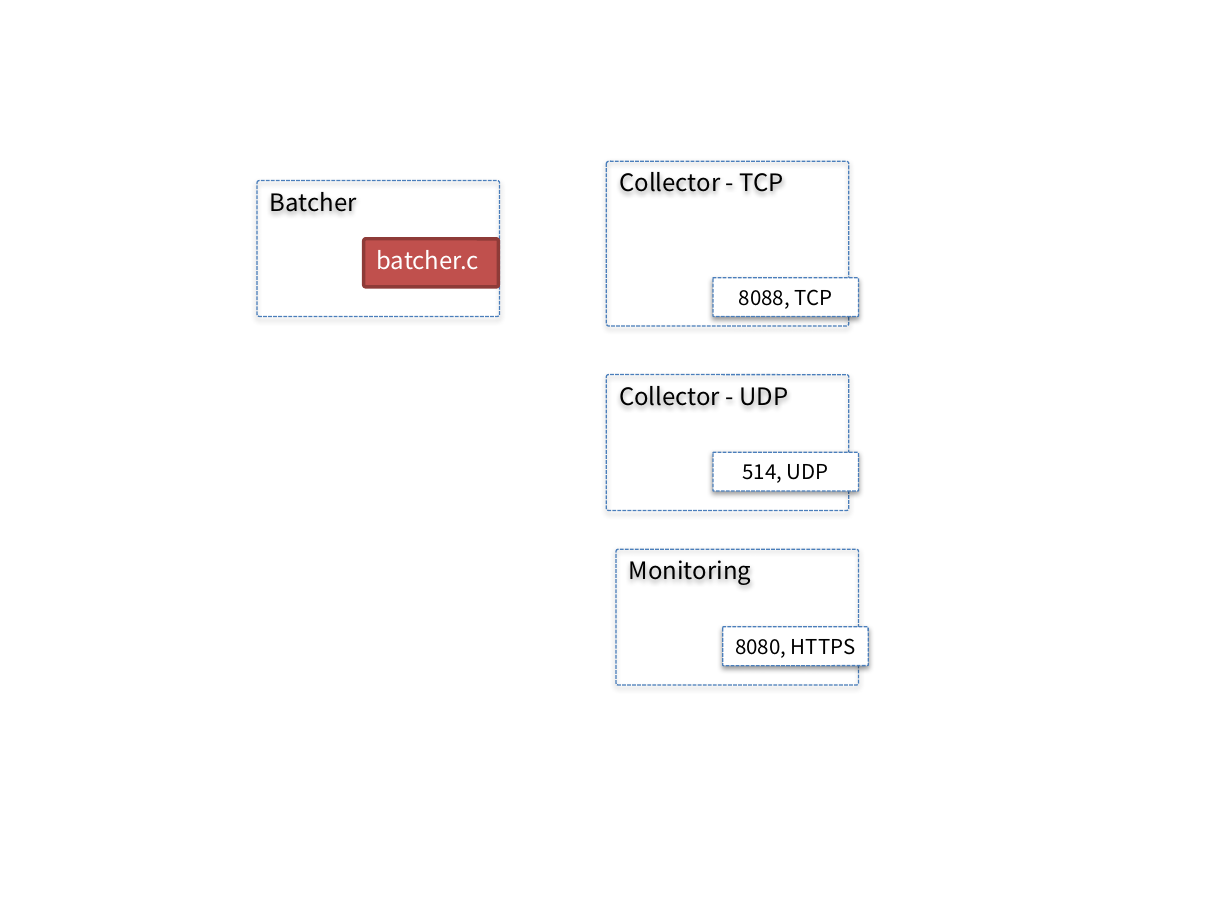
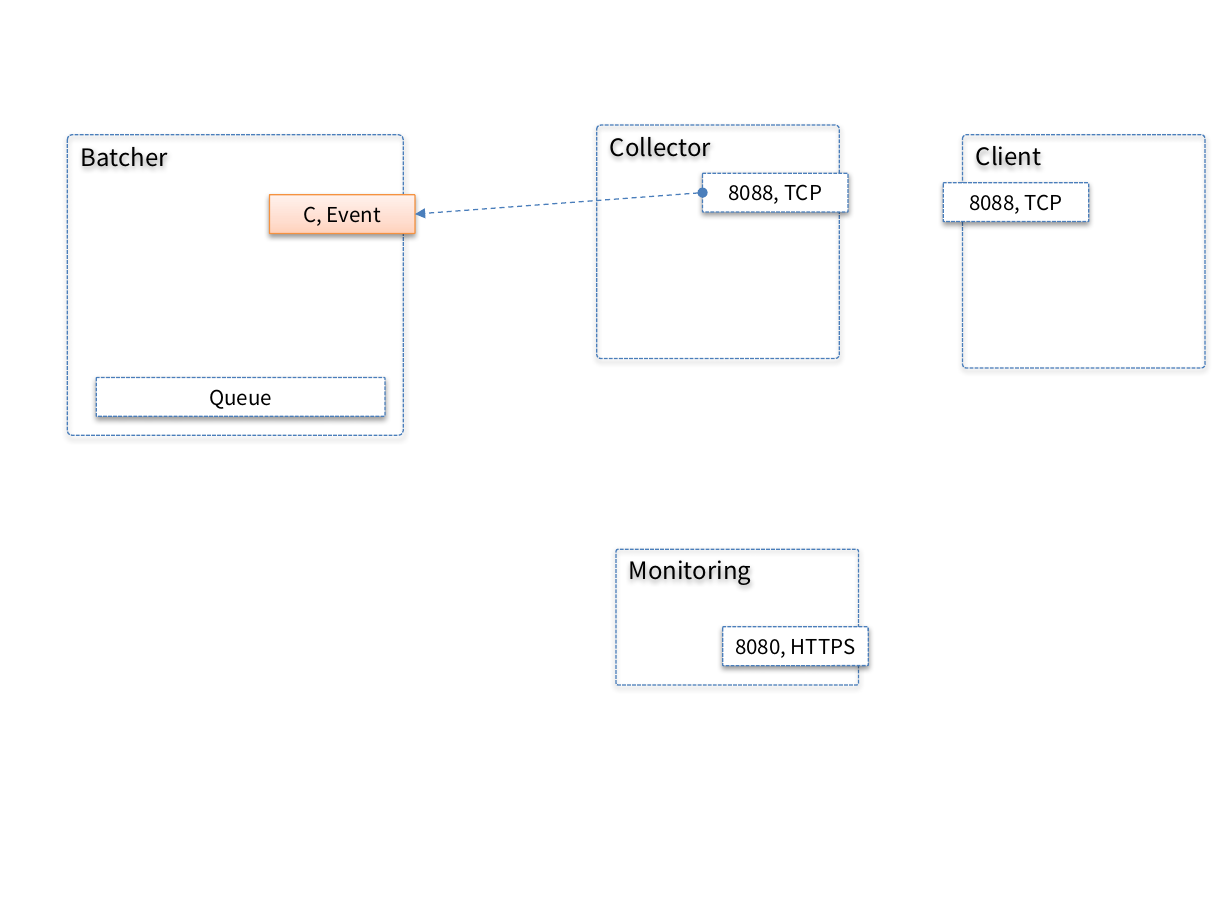
Before and after one commit to devlang2/collectserver, a slide deck: slide 1 of readme.pptx. Drawn at 1232x924 pixels with LibreOffice and Linux fonts; fonts in the diff are those of the drawing. Boxes give left, top, right and bottom in pixels: in the first picture for what was removed or moved away, otherwise in the second. Text is boxed around its words. In the diff, an @@ line names an element or a change of style, - is before the commit and + after.

```diff
--- a/readme.pptx
+++ b/readme.pptx
@@ rounded rectangle "Batcher": place and size @@
-rounded rectangle "Batcher" at <box>257,181,500,317</box>
+rounded rectangle "Batcher" at <box>68,134,404,435</box>
@@ rounded rectangle "Collector": place and size @@
-rounded rectangle "Collector" at <box>606,161,849,326</box>
+rounded rectangle "Collector" at <box>596,126,839,359</box>
@@ text in rounded rectangle at <box>610,137,711,157</box>: text changed @@
-Collector - TCP
+Collector
@@ rounded rectangle added at <box>962,134,1205,367</box>, outline #4B7EBC 0.75 pt dashed, 14 pt, text #000000 @@
+Client
@@ rounded rectangle "8088, TCP": place and size @@
-rounded rectangle "8088, TCP" at <box>713,277,859,315</box>
+rounded rectangle "8088, TCP" at <box>702,174,848,212</box>
@@ rounded rectangle "C, Event": place and size @@
-rounded rectangle "C, Event" at <box>363,239,498,287</box>
+rounded rectangle "C, Event" at <box>270,195,415,233</box>
@@ rounded rectangle "C, Event" at <box>270,195,415,233</box>: vertical alignment top to middle; fill #C0504D to gradient #FFD2BD to #FFDED0 to #FFF2ED; outline #8E3B39 2 pt to #F69240 0.75 pt; shadow on; proportions changed @@
@@ text in rounded rectangle at <box>303,206,381,226</box>: text changed; size 14 to 12 pt; text colour #FFFFFF to #000000 @@
-batcher.c
+C, Event
@@ double arrow added from (702, 192) to (415, 214), #4B7EBC 0.75 pt dashed @@
@@ rounded rectangle added at <box>944,182,1089,221</box>, fill #FFFFFF, outline #4B7EBC 0.75 pt dashed, 12 pt, text #000000 @@
+8088, TCP
@@ rounded rectangle added at <box>96,377,384,415</box>, fill #FFFFFF, outline #4B7EBC 0.75 pt dashed, 12 pt, text #000000 @@
+Queue
@@ rounded rectangle removed at <box>606,375,849,510</box> @@
-Collector - UDP
@@ rounded rectangle removed at <box>713,452,859,490</box> @@
-514, UDP
```
Also in this commit, not shown: 2 other files.
